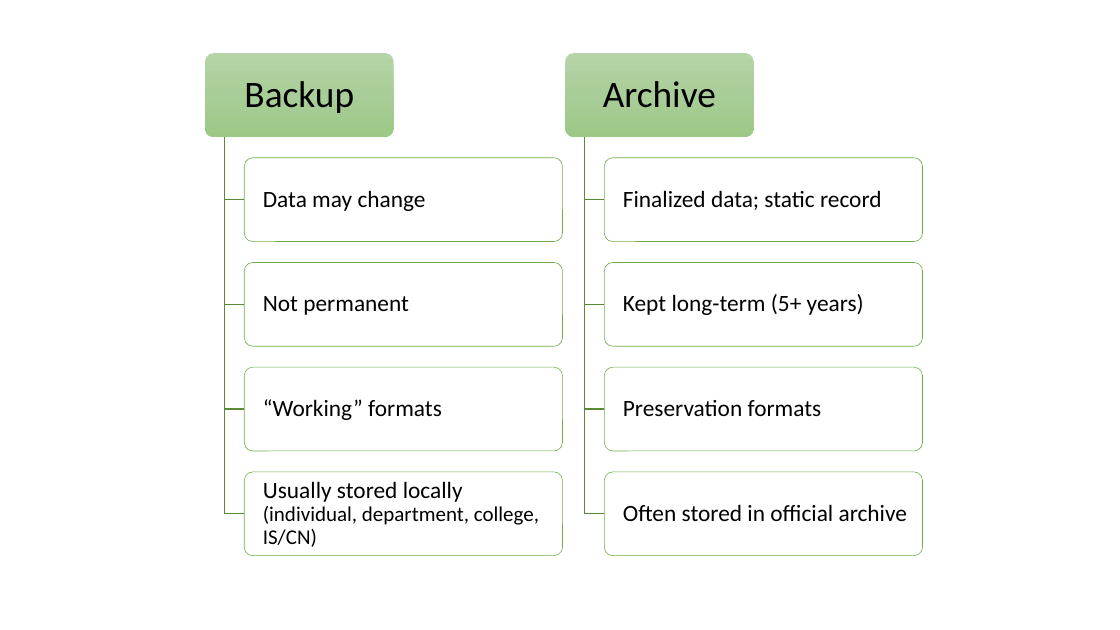
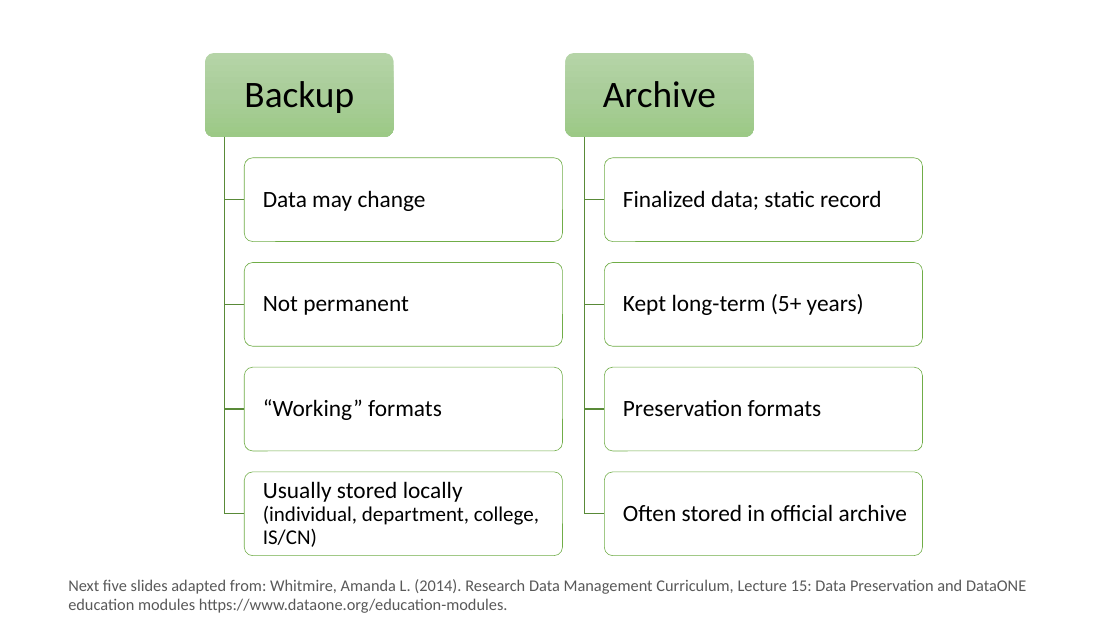
Before and after one commit to tibbben/teaching.data.literacy, a slide deck: slide 4 of UM_DataManagementClass/Lessons/13/13_FirstMeeting.pptx (slide 3 before the commit). Drawn at 1120x630 pixels with LibreOffice and Linux fonts; fonts in the diff are those of the drawing. Boxes give left, top, right and bottom in pixels: in the first picture for what was removed or moved away, otherwise in the second. Text is boxed around its words. In the diff, an @@ line names an element or a change of style, - is before the commit and + after.

```diff
--- a/UM_DataManagementClass/Lessons/13/13_FirstMeeting.pptx
+++ b/UM_DataManagementClass/Lessons/13/13_FirstMeeting.pptx
@@ text added at box(68, 579, 1026, 613), 14 pt, text #595959 @@
+Next five slides adapted from: Whitmire, Amanda L. (2014). Research Data Management Curriculum, Lecture 15: Data Preservation and DataONE education modules https://www.dataone.org/education-modules.
```
Also in this commit, not shown: 5 other slides changed, 2 slides added, 1 slide removed, 1 other file.
